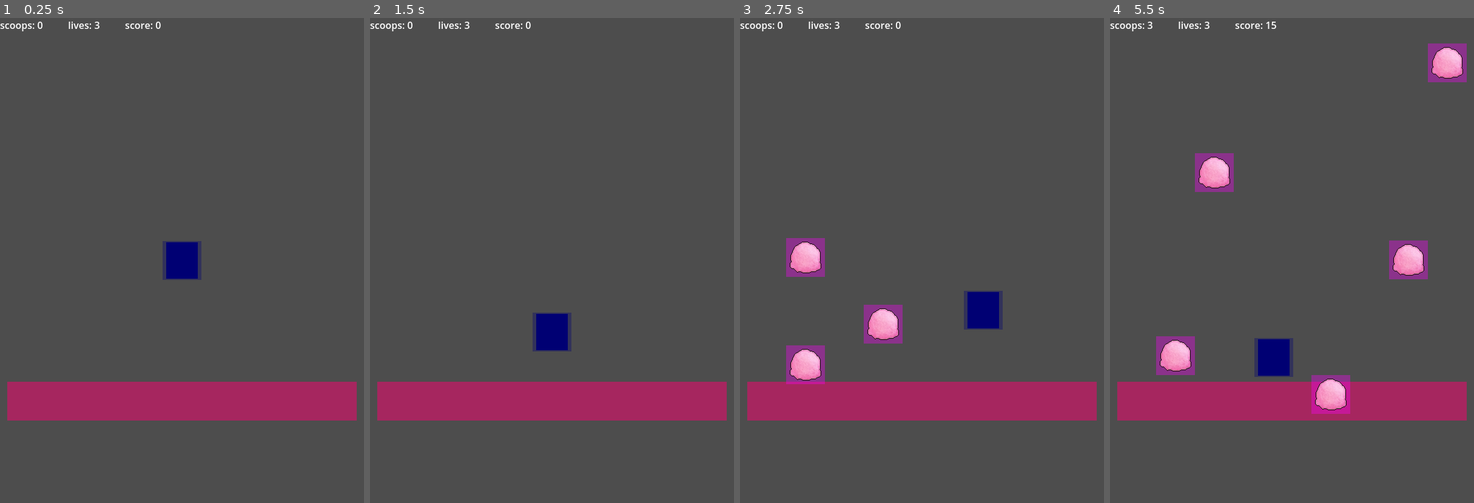
Above: before the commit, frames 1-4 (left to right).
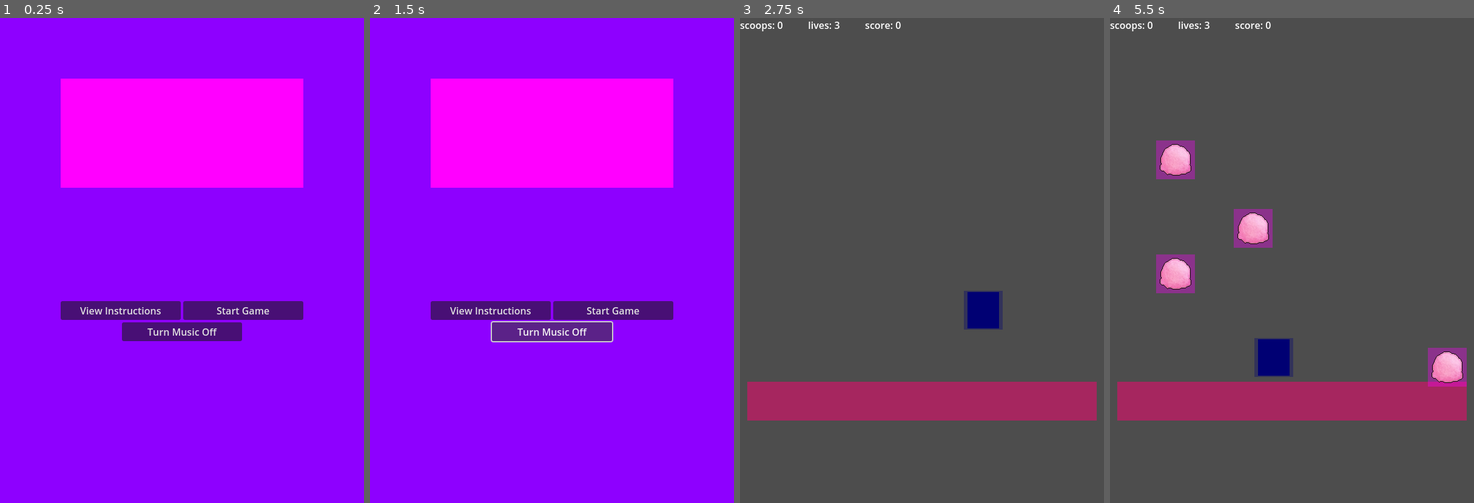
Above: after the commit, the same moments.

Repository: pjpollina/neo-icecream
Game: Godot game, scene res://game_objects/menus/main_menu.tscn
The game is run twice, just before and just after one commit, with the same random seed, the same clock (stepped at 60 frames per second) and the same inputs. Before the commit the project starts from res://game_objects/scenes/game.tscn.
Inputs (mouse positions are in pixels of both pictures, inside the frame that each line leads up to):
- Up to frame 1 (0.25 s): no input
- Up to frame 2 (1.5 s): click (490, 309) at 0.5 s, where only the run after the commit has a clickable "View Instructions"; click (552, 333) at 1.25 s, where only the run after the commit has a clickable "Turn Music Off"
- Up to frame 3 (2.75 s): click (983, 309) at 2 s, where only the run after the commit has a clickable "Start Game"
- Up to frame 4 (5.5 s): move the mouse to (1372, 236) at 2.77 s; move the mouse to (1219, 284) at 3.52 s; move the mouse to (1328, 153) at 4.27 s; move the mouse to (1273, 357) at 5.02 s

The runs differ from the first frame. In frame 1, 100% of the frame differs, in the area x 0-100%, y 0-100%; in frame 2, 100%; in frame 3, 2.6%; in frame 4, 7.7%.

Commit message:
Added main menu and game over scenes

Diff:
--- /dev/null
+++ b/game_objects/menus/game_over.gd
@@ -0,0 +1,7 @@
+extends Control
+
+func _on_play_again_pressed():
+  get_tree().change_scene_to_file("res://game_objects/scenes/game.tscn")
+
+func _on_return_to_title_pressed():
+  get_tree().change_scene_to_file("res://game_objects/menus/main_menu.tscn")
--- /dev/null
+++ b/game_objects/menus/game_over.tscn
@@ -0,0 +1,63 @@
+[gd_scene load_steps=3 format=3 uid="uid://i50qdbt4xp2k"]
+
+[ext_resource type="Script" path="res://game_objects/menus/game_over.gd" id="1_nqakm"]
+
+[sub_resource type="PlaceholderTexture2D" id="PlaceholderTexture2D_ahiwi"]
+
+[node name="GameOver" type="Control"]
+layout_mode = 3
+anchors_preset = 15
+anchor_right = 1.0
+anchor_bottom = 1.0
+grow_horizontal = 2
+grow_vertical = 2
+script = ExtResource("1_nqakm")
+
+[node name="Background" type="TextureRect" parent="."]
+self_modulate = Color(0.662745, 0, 0, 0.372549)
+layout_mode = 1
+anchors_preset = 15
+anchor_right = 1.0
+anchor_bottom = 1.0
+grow_horizontal = 2
+grow_vertical = 2
+texture = SubResource("PlaceholderTexture2D_ahiwi")
+
+[node name="Text" type="Label" parent="."]
+layout_mode = 1
+anchors_preset = 8
+anchor_left = 0.5
+anchor_top = 0.5
+anchor_right = 0.5
+anchor_bottom = 0.5
+offset_left = -206.5
+offset_top = -51.0
+offset_right = 206.5
+offset_bottom = 51.0
+grow_horizontal = 2
+grow_vertical = 2
+theme_override_font_sizes/font_size = 72
+text = "GAME OVER"
+horizontal_alignment = 1
+vertical_alignment = 1
+
+[node name="Buttons" type="HBoxContainer" parent="."]
+layout_mode = 2
+offset_left = 100.0
+offset_top = 484.0
+offset_right = 500.0
+offset_bottom = 515.0
+alignment = 1
+
+[node name="PlayAgain" type="Button" parent="Buttons"]
+layout_mode = 2
+size_flags_horizontal = 3
+text = "Play Again"
+
+[node name="ReturnToTitle" type="Button" parent="Buttons"]
+layout_mode = 2
+size_flags_horizontal = 3
+text = "Return to Title"
+
+[connection signal="pressed" from="Buttons/PlayAgain" to="." method="_on_play_again_pressed"]
+[connection signal="pressed" from="Buttons/ReturnToTitle" to="." method="_on_return_to_title_pressed"]
--- /dev/null
+++ b/game_objects/menus/main_menu.gd
@@ -0,0 +1,10 @@
+extends Control
+
+func _on_start_game_pressed():
+  get_tree().change_scene_to_file("res://game_objects/scenes/game.tscn")
+
+func _on_instructions_pressed():
+  pass
+
+func _on_toggle_music_pressed():
+  pass
--- /dev/null
+++ b/game_objects/menus/main_menu.tscn
@@ -0,0 +1,76 @@
+[gd_scene load_steps=4 format=3 uid="uid://c4oaxvwyqgqc8"]
+
+[ext_resource type="Script" path="res://game_objects/menus/main_menu.gd" id="1_bqkwv"]
+
+[sub_resource type="PlaceholderTexture2D" id="PlaceholderTexture2D_ahiwi"]
+
+[sub_resource type="PlaceholderTexture2D" id="PlaceholderTexture2D_2ix04"]
+
+[node name="MainMenu" type="Control"]
+layout_mode = 3
+anchors_preset = 15
+anchor_right = 1.0
+anchor_bottom = 1.0
+grow_horizontal = 2
+grow_vertical = 2
+script = ExtResource("1_bqkwv")
+
+[node name="Background" type="TextureRect" parent="."]
+self_modulate = Color(0.556863, 0.396078, 1, 1)
+layout_mode = 1
+anchors_preset = 15
+anchor_right = 1.0
+anchor_bottom = 1.0
+grow_horizontal = 2
+grow_vertical = 2
+texture = SubResource("PlaceholderTexture2D_ahiwi")
+
+[node name="Title" type="TextureRect" parent="."]
+layout_mode = 1
+anchors_preset = 5
+anchor_left = 0.5
+anchor_right = 0.5
+offset_left = -200.0
+offset_top = 100.0
+offset_right = 200.0
+offset_bottom = 280.0
+grow_horizontal = 2
+texture = SubResource("PlaceholderTexture2D_2ix04")
+
+[node name="Buttons" type="VBoxContainer" parent="."]
+layout_mode = 1
+anchors_preset = 8
+anchor_left = 0.5
+anchor_top = 0.5
+anchor_right = 0.5
+anchor_bottom = 0.5
+offset_left = -200.0
+offset_right = 200.0
+offset_bottom = 200.0
+grow_horizontal = 2
+grow_vertical = 2
+alignment = 1
+
+[node name="TopRow" type="HBoxContainer" parent="Buttons"]
+layout_mode = 2
+alignment = 1
+
+[node name="Instructions" type="Button" parent="Buttons/TopRow"]
+layout_mode = 2
+size_flags_horizontal = 3
+text = "View Instructions"
+
+[node name="StartGame" type="Button" parent="Buttons/TopRow"]
+layout_mode = 2
+size_flags_horizontal = 3
+text = "Start Game"
+
+[node name="ToggleMusic" type="Button" parent="Buttons"]
+custom_minimum_size = Vector2(198, 0)
+layout_mode = 2
+size_flags_horizontal = 4
+text = "Turn Music Off"
+
+[connection signal="pressed" from="Buttons/TopRow/Instructions" to="." method="_on_instructions_pressed"]
+[connection signal="pressed" from="Buttons/TopRow/StartGame" to="." method="_on_start_game_pressed"]
+[connection signal="pressed" from="Buttons/ToggleMusic" to="." method="_on_toggle_music_pressed"]
--- a/game_objects/scenes/game.gd
+++ b/game_objects/scenes/game.gd
@@ -19,17 +19,9 @@
   # Trigger a game over when the player is out of lives
   if(lives < 1):
     $Shooter.set_process(false)
-    $GameOver.show()
+    get_tree().change_scene_to_file("res://game_objects/menus/game_over.tscn")
 
 # Called after a projectile leaves the screen
 func _on_scoop_outta_here():
   dodges += 1
   score += 5
-
-# Restart the game after a game-over
-func _on_replay_pressed():
-  get_tree().reload_current_scene()
-
-# Quit the game
-func _on_quit_pressed():
-  get_tree().quit()
--- a/game_objects/scenes/game.tscn
+++ b/game_objects/scenes/game.tscn
@@ -29,59 +29,5 @@
 offset_bottom = 23.0
 script = SubResource("GDScript_0x85f")
 
-[node name="GameOver" type="PopupMenu" parent="."]
-title = "GAME OVER"
-position = Vector2i(150, 100)
-size = Vector2i(300, 400)
-always_on_top = true
-hide_on_item_selection = false
-hide_on_checkable_item_selection = false
-
-[node name="Replay" type="Button" parent="GameOver"]
-anchors_preset = 8
-anchor_left = 0.5
-anchor_top = 0.5
-anchor_right = 0.5
-anchor_bottom = 0.5
-offset_left = -28.5
-offset_top = -66.5
-offset_right = 28.5
-offset_bottom = -35.5
-grow_horizontal = 2
-grow_vertical = 2
-action_mode = 0
-text = "replay"
-
-[node name="Quit" type="Button" parent="GameOver"]
-anchors_preset = 8
-anchor_left = 0.5
-anchor_top = 0.5
-anchor_right = 0.5
-anchor_bottom = 0.5
-offset_left = -19.5
-offset_top = -15.5
-offset_right = 19.5
-offset_bottom = 15.5
-grow_horizontal = 2
-grow_vertical = 2
-action_mode = 0
-text = "quit"
-
-[node name="Text" type="Label" parent="GameOver"]
-anchors_preset = 5
-anchor_left = 0.5
-anchor_right = 0.5
-offset_left = -80.5
-offset_top = 80.0
-offset_right = 80.5
-offset_bottom = 122.0
-grow_horizontal = 2
-theme_type_variation = &"HeaderLarge"
-text = "GAME OVER"
-horizontal_alignment = 1
-vertical_alignment = 1
-
 [connection signal="body_entered" from="Player" to="Player" method="_on_body_entered"]
 [connection signal="splattered" from="Player" to="." method="_on_player_splattered"]
-[connection signal="pressed" from="GameOver/Replay" to="." method="_on_replay_pressed"]
-[connection signal="pressed" from="GameOver/Quit" to="." method="_on_quit_pressed"]
--- a/project.godot
+++ b/project.godot
@@ -12,7 +12,7 @@
 
 config/name="Ice Cream Machine"
 config/description="A Godot 4.0 remake of the classic Neopets game, Ice Cream Machine."
-run/main_scene="res://game_objects/scenes/game.tscn"
+run/main_scene="res://game_objects/menus/main_menu.tscn"
 config/features=PackedStringArray("4.0", "GL Compatibility")
 run/max_fps=60
 boot_splash/show_image=false
Not shown: 1 places in game_objects/scenes/game.tscn that only renumber resources
